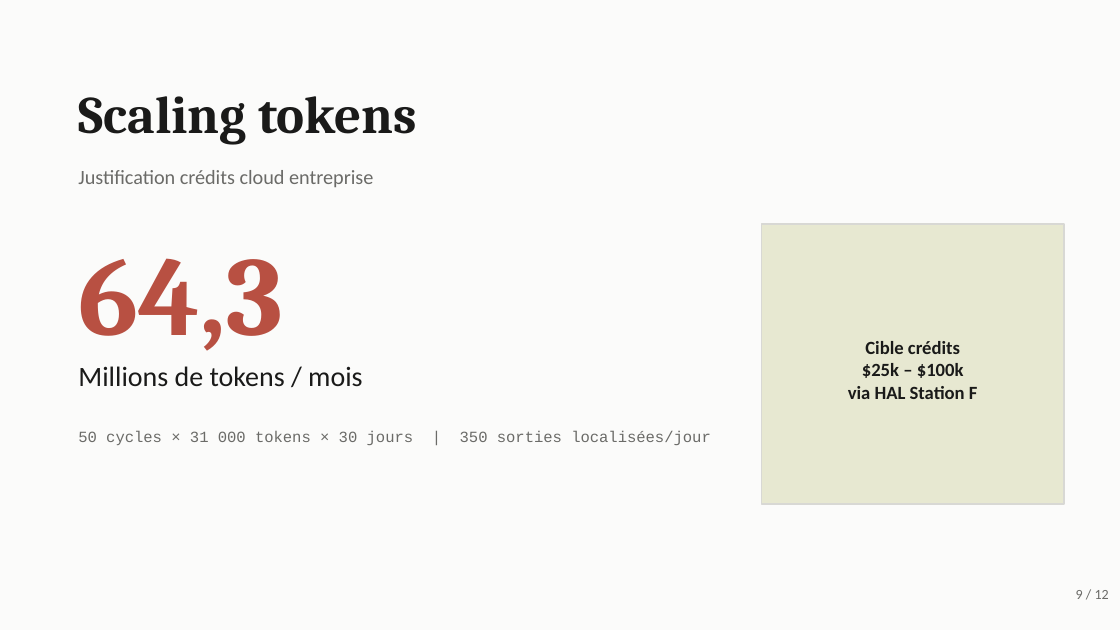
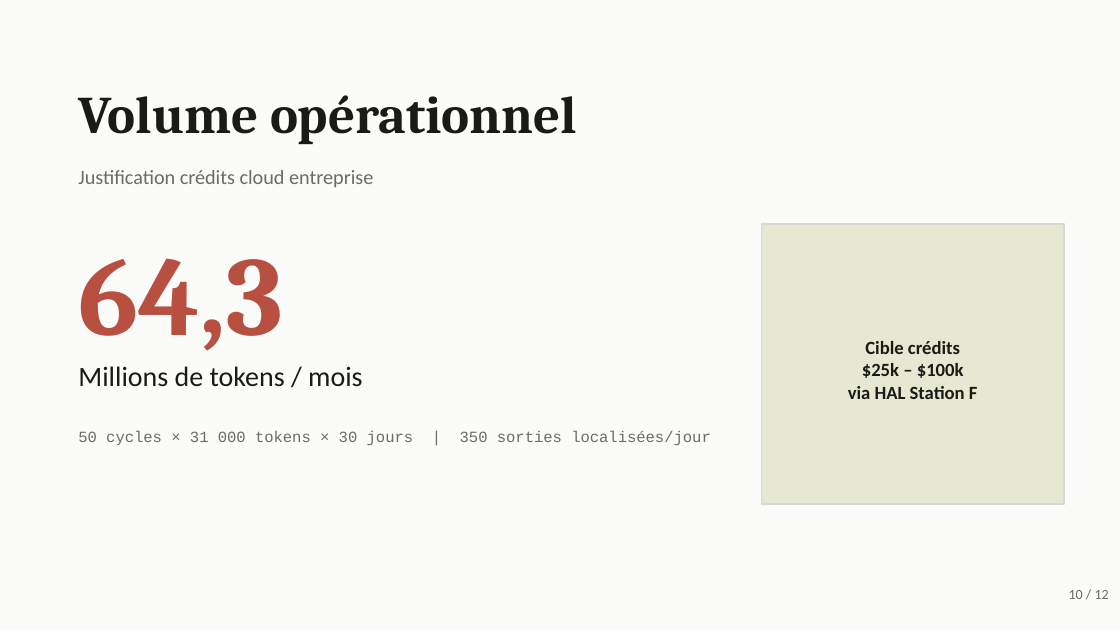
Before and after one commit to extendedvoidvoid/cesar-cabrera-cesar-plus, a slide deck: slide 10 of CraftCut_Pitch_Deck.pptx (slide 9 before the commit). Drawn at 1120x630 pixels with LibreOffice and Linux fonts; fonts in the diff are those of the drawing. Boxes give left, top, right and bottom in pixels: in the first picture for what was removed or moved away, otherwise in the second. Text is boxed around its words. In the diff, an @@ line names an element or a change of style, - is before the commit and + after.

```diff
--- a/CraftCut_Pitch_Deck.pptx
+++ b/CraftCut_Pitch_Deck.pptx
@@ text at bbox=[78, 95, 577, 144]: text changed @@
-Scaling tokens
+Volume opérationnel
@@ text at bbox=[1069, 590, 1109, 599]: text changed @@
-9 / 12
+10 / 12
```
Also in this commit, not shown: 4 other slides changed, 6 slides added, 6 slides removed, 4 other files.
